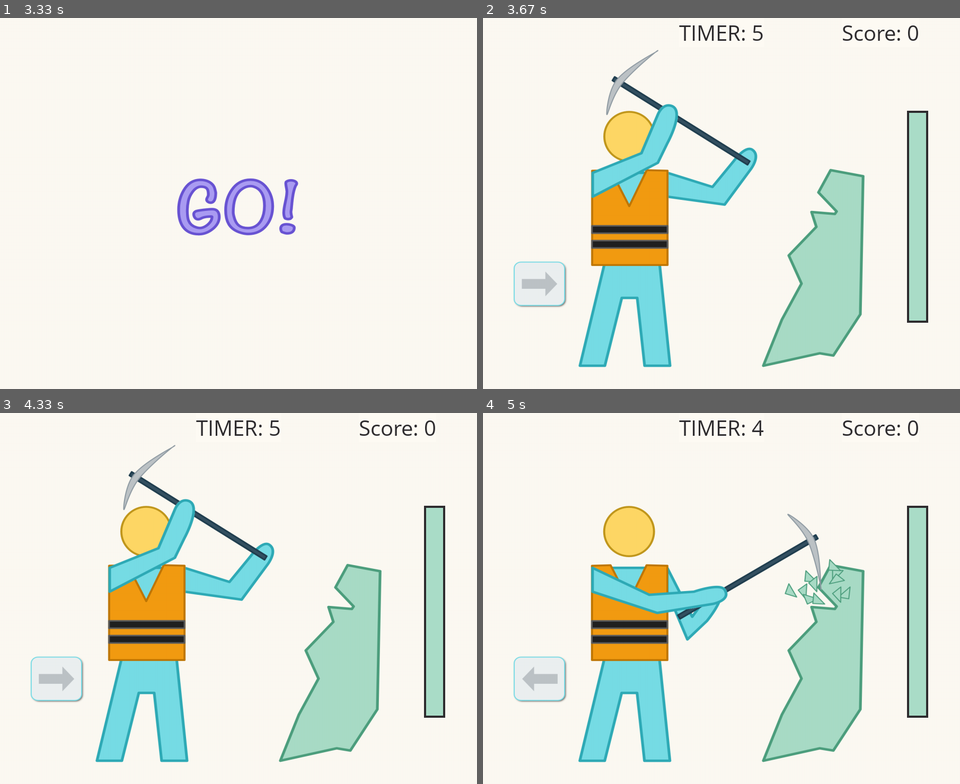
Above: before the commit, frames 1-4 (two rows, left to right).
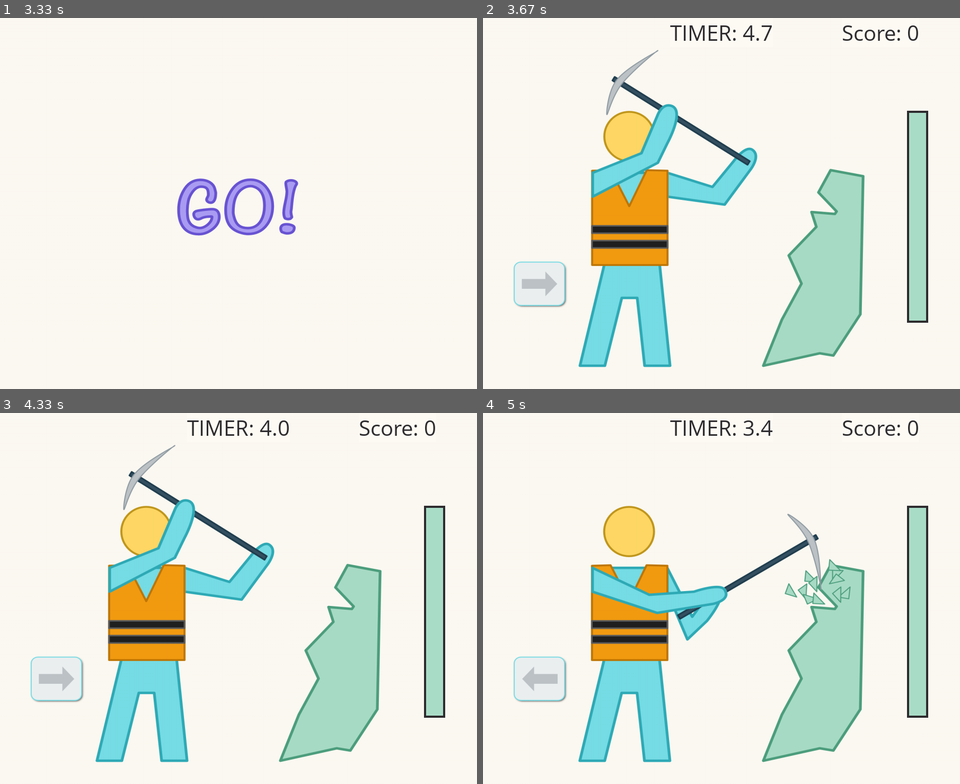
Above: after the commit, the same moments.

Repository: jwl-7/Stick-Bop
Game: pygame game, started from stick-bop.py
Same seed, same stepped clock (60 frames per second), same inputs: the game is played once before the commit and once after it.
Inputs:
- Up to frame 1 (3.33 s): tap Enter at 0.33 s
- Up to frame 2 (3.67 s): tap Enter at 3.4 s
- Up to frame 3 (4.33 s): no input
- Up to frame 4 (5 s): hold Right 4.43-4.9 s

Frame 1 is identical in both runs. In frame 2, 0.4% of the frame differs, in the area x 39-61%, y 2-7%; in frame 3, 0.4%; in frame 4, 0.4%.

Commit message:
changed timers on tasks to float 1 decimal point

Diff:
--- a/stick-bop.py
+++ b/stick-bop.py
@@ -199,8 +199,8 @@
             '''
 
         time_elapsed = pygame.time.get_ticks() - start_time
-        timer_seconds = int(time_elapsed / 1000 % 60)
-        timer = timer_start - timer_seconds
+        timer_seconds = float(time_elapsed / 1000 % 60)
+        timer = round(timer_start - timer_seconds, 1)
         timer_text = 'TIMER: ' + str(timer)
         score_text = 'Score: ' + str(SCORE)
 
@@ -266,8 +266,8 @@
                     right_was_pressed = True
 
         time_elapsed = pygame.time.get_ticks() - start_time
-        timer_seconds = int(time_elapsed / 1000 % 60)
-        timer = timer_start - timer_seconds
+        timer_seconds = float(time_elapsed / 1000 % 60)
+        timer = round(timer_start - timer_seconds, 1)
         timer_text = 'TIMER: ' + str(timer)
         score_text = 'Score: ' + str(SCORE)
 
